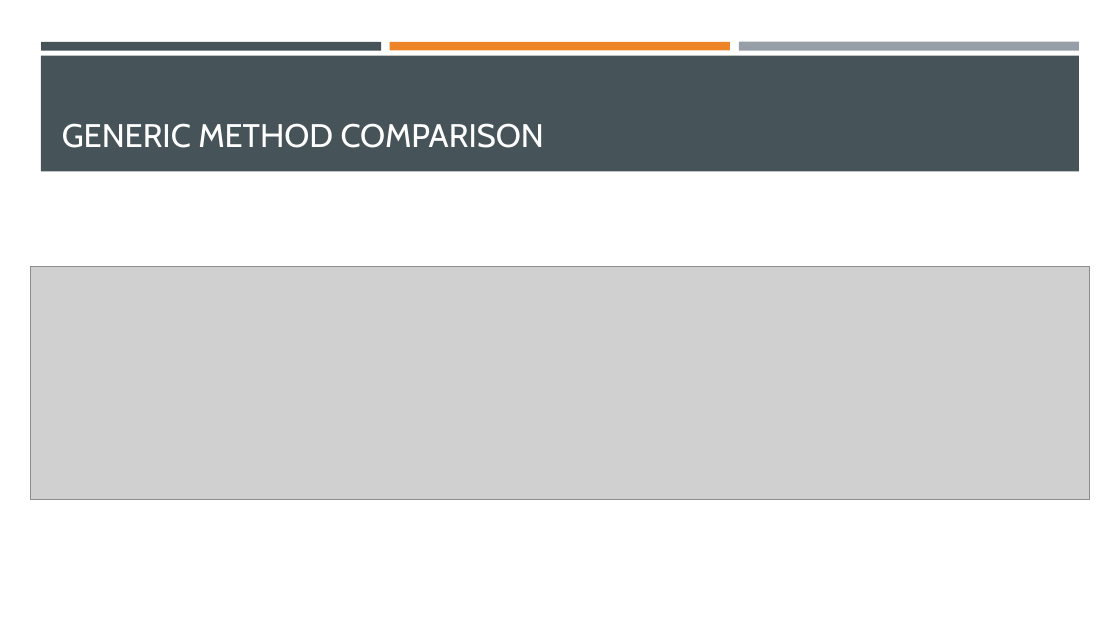
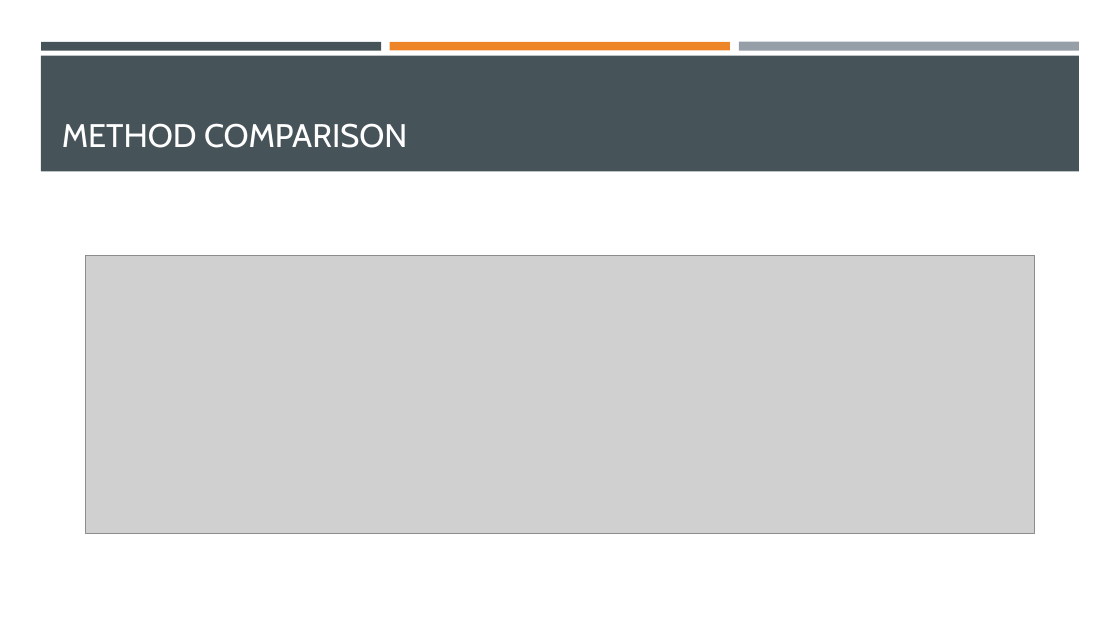
Before and after one commit to cyearsley/cs6680-DCCSUATFIS, a slide deck: slide 5 of Detecting Cracks in Concrete Structures Using Adaptive Thresholding.pptx. Drawn at 1120x630 pixels with LibreOffice and Linux fonts; fonts in the diff are those of the drawing; grey boxes stand for pictures. Boxes give left, top, right and bottom in pixels: in the first picture for what was removed or moved away, otherwise in the second. Text is boxed around its words. In the diff, an @@ line names an element or a change of style, - is before the commit and + after.

Commit message:
Work on powerpoint some more... Apply some scenarios to produce some images.

```diff
--- a/Detecting Cracks in Concrete Structures Using Adaptive Thresholding.pptx
+++ b/Detecting Cracks in Concrete Structures Using Adaptive Thresholding.pptx
@@ title at box(62, 123, 407, 148): text changed @@
-GENERIC METHOD COMPARISON
+METHOD COMPARISON
@@ picture: place and size @@
-picture at box(30, 266, 1090, 500)
+picture at box(86, 255, 1035, 534)
```
Also in this commit, not shown: 3 other slides changed, 10 slides added, 1 slide removed, 6 other files.
